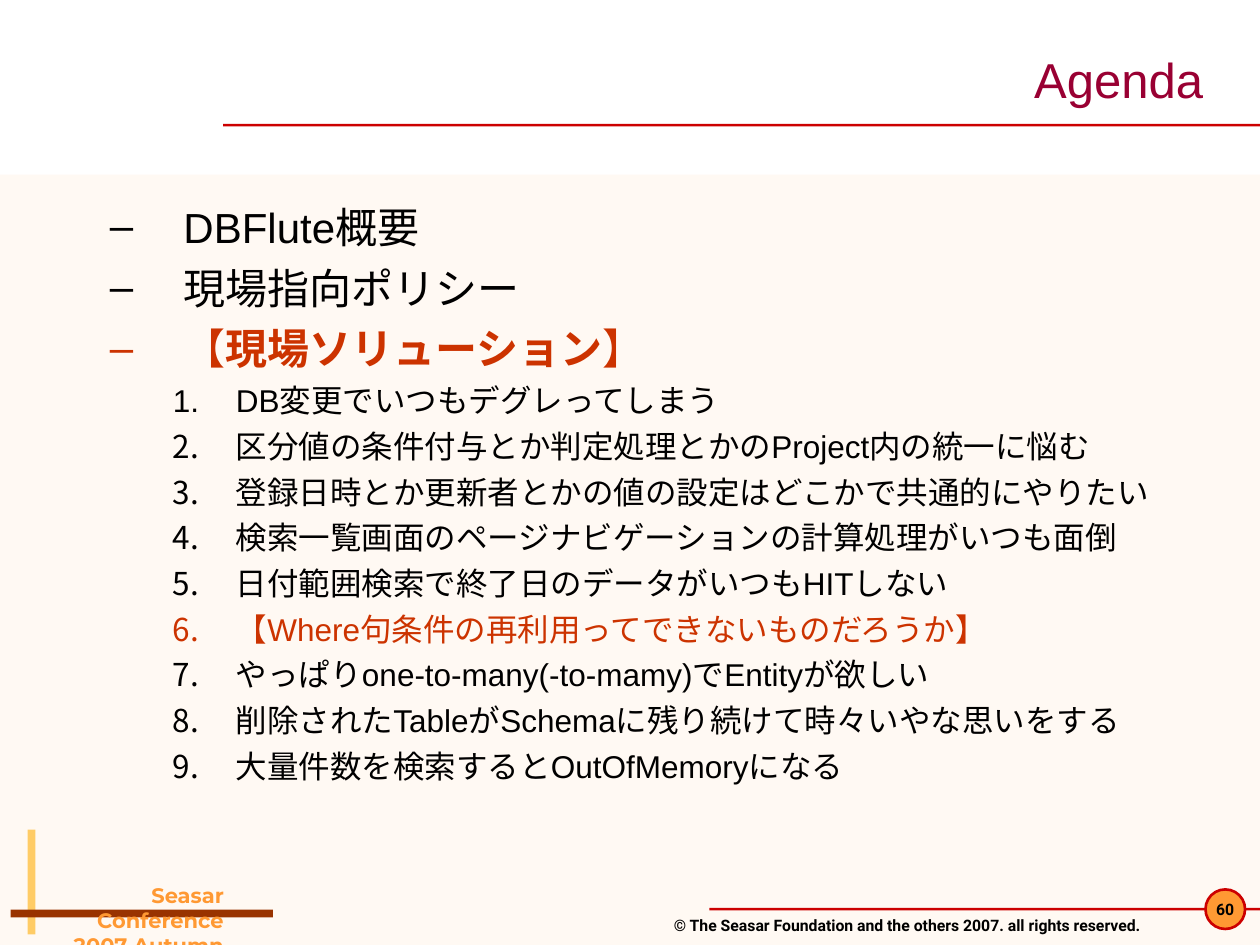
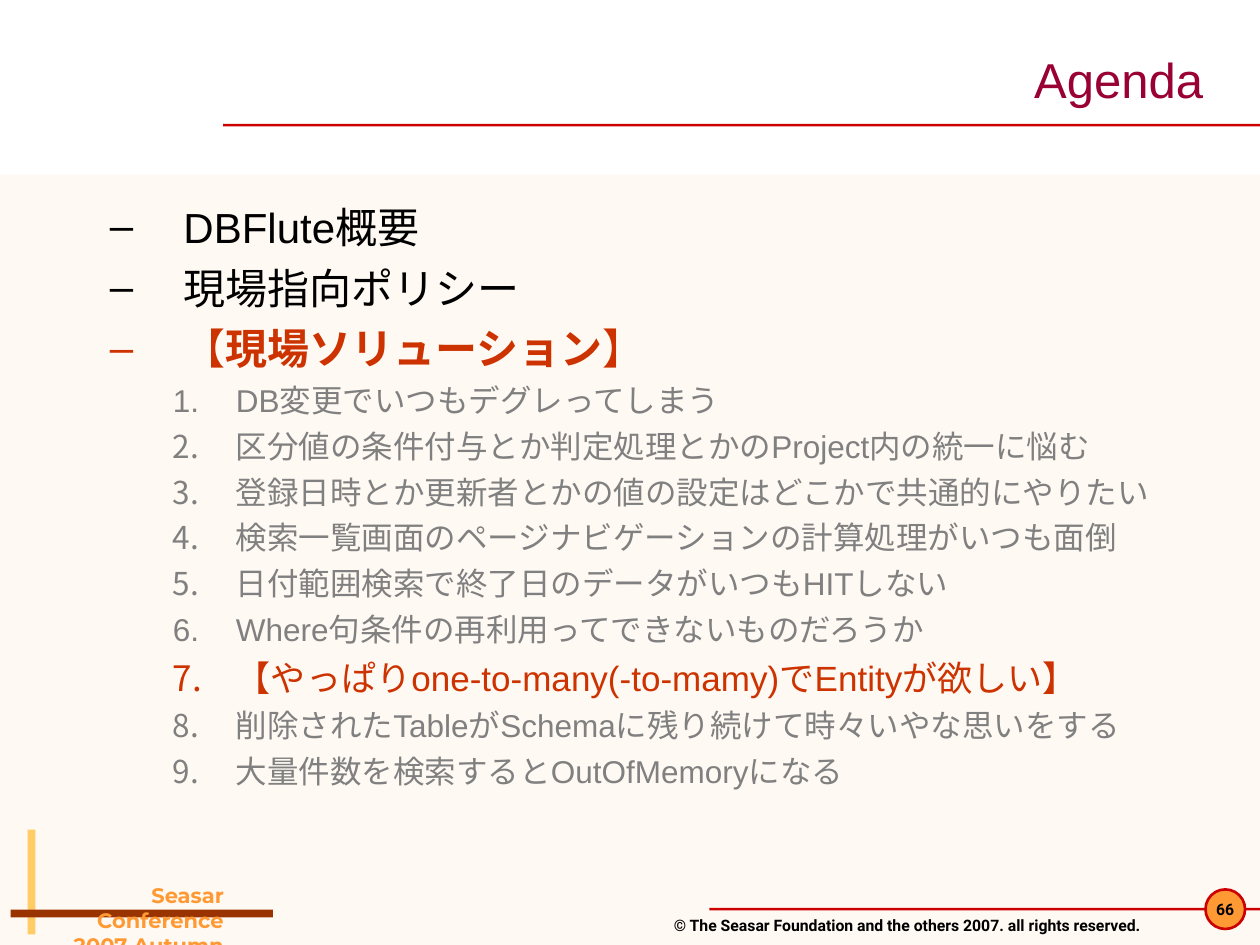
Before and after one commit to seasarorg/dbflute, a slide deck: slide 66 of dbflute/etc/doc/pres/sc2007a_2-DBFlute.ppt (slide 60 before the commit). Drawn at 1260x945 pixels with LibreOffice and Linux fonts; fonts in the diff are those of the drawing; background and template pictures are left out. Boxes give left, top, right and bottom in pixels: in the first picture for what was removed or moved away, otherwise in the second. Text is boxed around its words. In the diff, an @@ line names an element or a change of style, - is before the commit and + after.

```diff
--- a/dbflute/etc/doc/pres/sc2007a_2-DBFlute.ppt
+++ b/dbflute/etc/doc/pres/sc2007a_2-DBFlute.ppt
@@ text at (x1=236, y1=387, x2=1149, y2=790): text colour #000000 to #808080 in "DB変更でいつもデグレってしまう", "区分値の条件付与とか判定処理とかのProject内の統一に悩む", "登録日時とか更新者とかの値の設定はどこかで共通的にやりたい", "検索一覧画面のページナビゲーションの計算処理がいつも面倒" and 3 more places; bullet colour #000000 to #808080 @@
@@ text at (x1=236, y1=616, x2=1078, y2=699): text changed; size 18 to 20 pt; text colour #000000 to #CC3300 @@
-    6. 【Where句条件の再利用ってできないものだろうか】
-    7. やっぱりone-to-many(-to-mamy)でEntityが欲しい
+    6. Where句条件の再利用ってできないものだろうか
+    7. 【やっぱりone-to-many(-to-mamy)でEntityが欲しい】
@@ page number at (x1=1216, y1=903, x2=1234, y2=915): text changed @@
-60
+66
```
Also in this commit, not shown: 15 other slides changed, 4 slides added.
